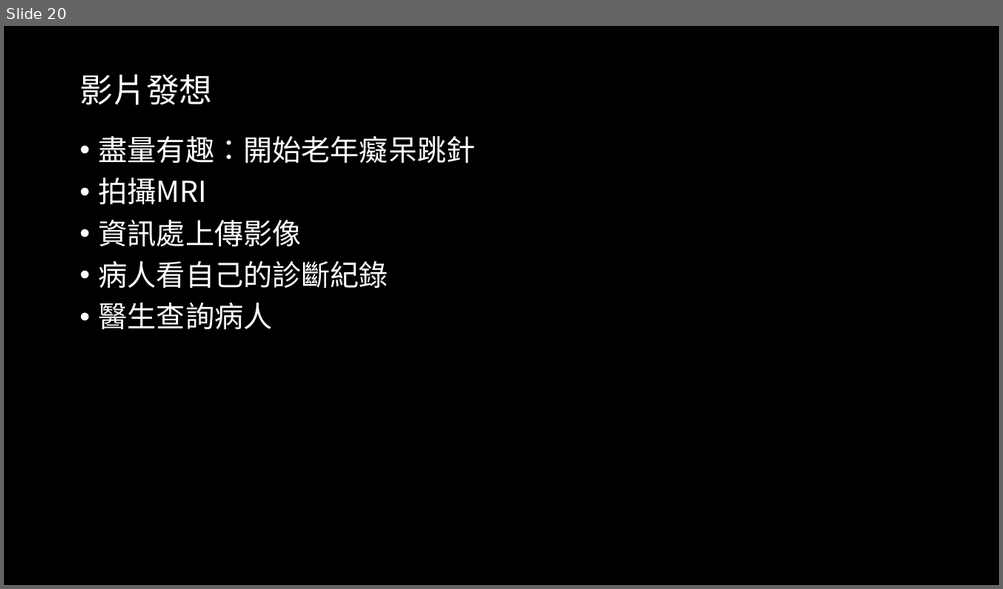
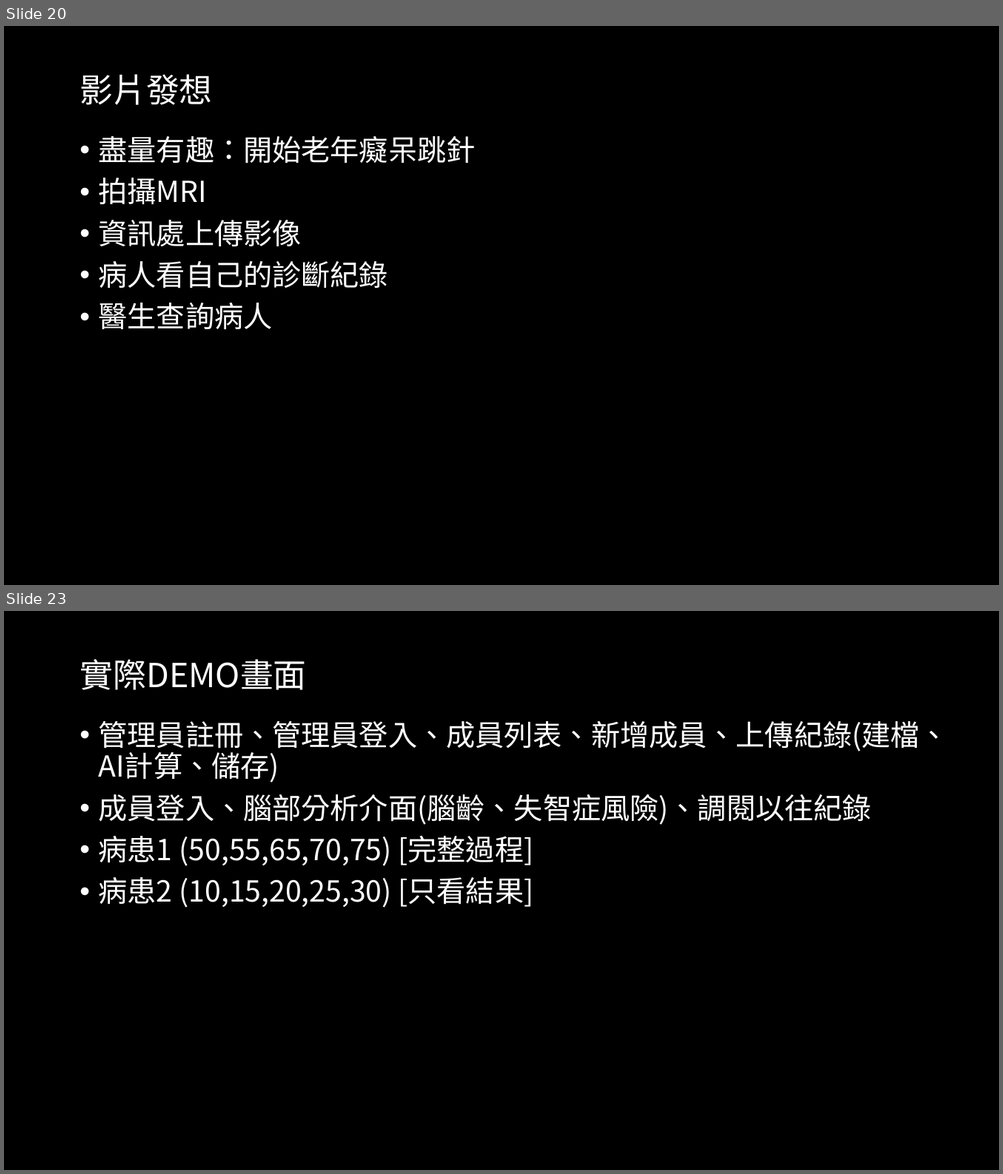
Before and after one commit to 1leo23/Product-packaging, a slide deck: 會議記錄/會議記錄.pptx. Shown one above the other, each under a label of ours: slide 20 before the commit, slides 20 and 23 after it; the slides between them are not shown. The pictures are 1003x589 and 1003x1174 pixels, drawn with LibreOffice and Linux fonts; fonts in the diff are those of the drawing. Boxes give left, top, right and bottom in pixels: in the first picture for what was removed or moved away, otherwise in the second. Text is boxed around its words. In the diff, an @@ line names an element or a change of style, - is before the commit and + after.

```diff
--- a/會議記錄/會議記錄.pptx
+++ b/會議記錄/會議記錄.pptx
@@ slide 23 added at <box>4,611,999,1170</box>, background #000000 @@
@@ title added at <box>79,659,306,690</box>, 32 pt, text #FFFFFF @@
+實際DEMO畫面
@@ text added at <box>99,721,948,908</box>, 28 pt, text #FFFFFF @@
+• 管理員註冊、管理員登入、成員列表、新增成員、上傳紀錄(建檔、AI計算、儲存)
+• 成員登入、腦部分析介面(腦齡、失智症風險)、調閱以往紀錄
+• 病患1 (50,55,65,70,75) [完整過程]
+• 病患2 (10,15,20,25,30) [只看結果]
```
Also in this commit, not shown: 1 slide changed, 2 other slides added, 3 other files.
